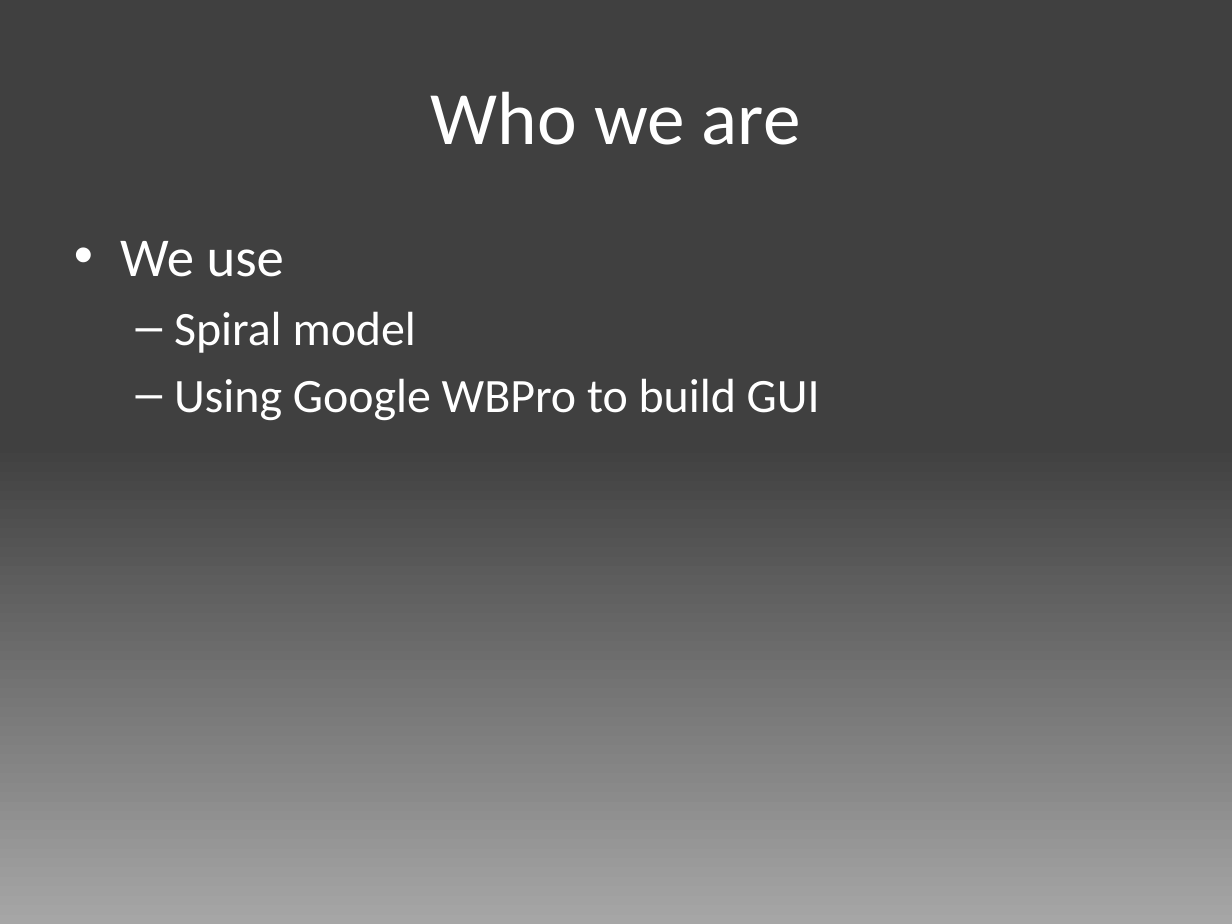
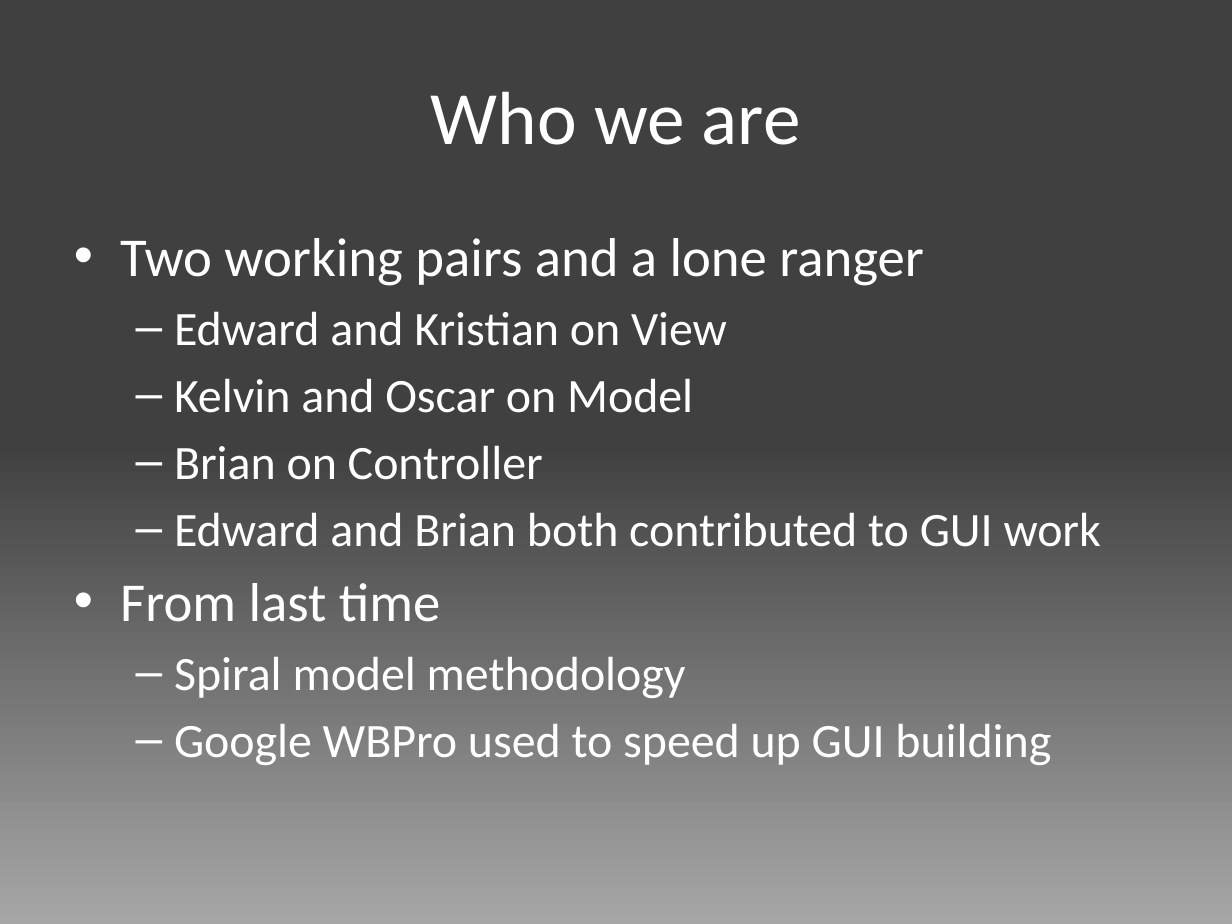
Before and after one commit to edderick/RunwayRedeclaration, a slide deck: slide 2 of doc/Final Presentation/Slides.pptx. Drawn at 1232x924 pixels with LibreOffice and Linux fonts; fonts in the diff are those of the drawing. Boxes give left, top, right and bottom in pixels: in the first picture for what was removed or moved away, otherwise in the second. Text is boxed around its words. In the diff, an @@ line names an element or a change of style, - is before the commit and + after.

Commit message:
* Better slide 2 for D5

```diff
--- a/doc/Final Presentation/Slides.pptx
+++ b/doc/Final Presentation/Slides.pptx
@@ text at <box>120,238,1101,765</box>: text changed @@
-• We use
-  – Spiral model
-  – Using Google WBPro to build GUI
+• Two working pairs and a lone ranger
+  – Edward and Kristian on View
+  – Kelvin and Oscar on Model
+  – Brian on Controller
+  – Edward and Brian both contributed to GUI work
+• From last time
+  – Spiral model methodology
+  – Google WBPro used to speed up GUI building
```
